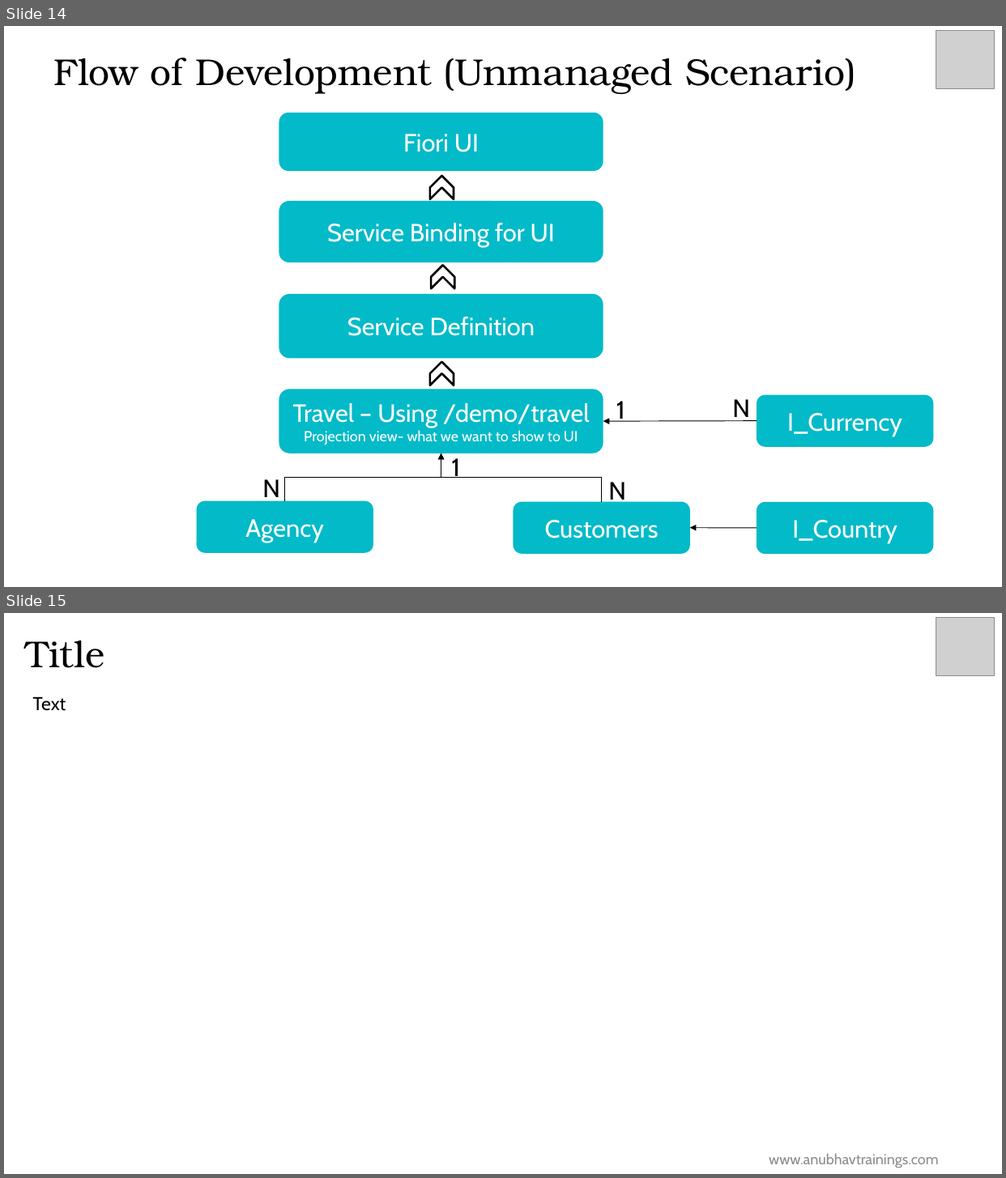
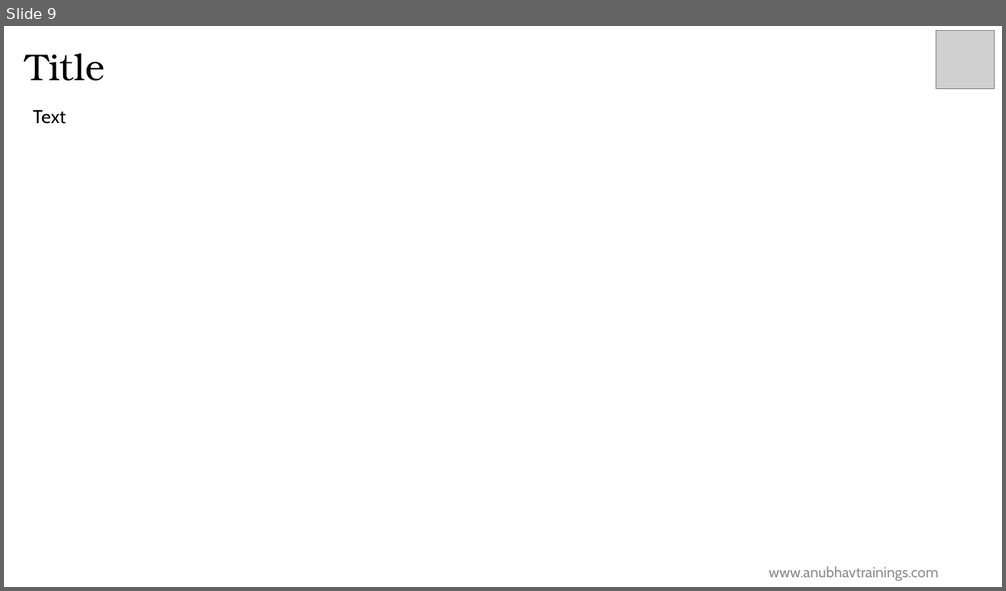
Before and after one commit to soyuztechnologies/HPC_AOH_SAC, a slide deck: Day 6/Day 6.pptx. Shown one above the other, each under a label of ours: slides 14 and 15 before the commit, slide 9 after it. The pictures are 1006x1178 and 1006x591 pixels, drawn with LibreOffice and Linux fonts; fonts in the diff are those of the drawing; grey boxes stand for pictures; background and template pictures are left out. Boxes give left, top, right and bottom in pixels: in the first picture for what was removed or moved away, otherwise in the second. Text is boxed around its words. In the diff, an @@ line names an element or a change of style, - is before the commit and + after.

```diff
--- a/Day 6/Day 6.pptx
+++ b/Day 6/Day 6.pptx
@@ slide 14 removed at bbox=[4, 26, 1002, 587], background #FFFFFF @@
@@ picture removed at bbox=[936, 31, 995, 88] @@
@@ title removed at bbox=[54, 58, 856, 94] @@
-Flow of Development (Unmanaged Scenario)
@@ rounded rectangle removed at bbox=[279, 113, 603, 171] @@
-Fiori UI
@@ chevron removed at bbox=[430, 176, 454, 199] @@
@@ rounded rectangle removed at bbox=[279, 201, 603, 263] @@
-Service Binding for UI
@@ chevron removed at bbox=[431, 266, 454, 288] @@
@@ rounded rectangle removed at bbox=[279, 294, 603, 358] @@
-Service Definition
@@ chevron removed at bbox=[430, 362, 454, 386] @@
@@ rounded rectangle removed at bbox=[279, 389, 603, 454] @@
-Travel – Using /demo/travel
-Projection view- what we want to show to UI
@@ text removed at bbox=[616, 401, 625, 422] @@
-1
@@ text removed at bbox=[732, 399, 750, 421] @@
-N
@@ rounded rectangle removed at bbox=[756, 395, 933, 446] @@
-I_Currency
@@ arrow removed from (756, 421) to (603, 421) @@
@@ elbow arrow removed from (285, 501) to (441, 454) @@
@@ elbow arrow removed from (602, 502) to (441, 454) @@
@@ text removed at bbox=[451, 459, 460, 478] @@
-1
@@ text removed at bbox=[262, 480, 280, 503] @@
-N
@@ text removed at bbox=[608, 482, 626, 506] @@
-N
@@ rounded rectangle removed at bbox=[197, 501, 373, 553] @@
-Agency
@@ rounded rectangle removed at bbox=[513, 502, 690, 554] @@
-Customers
@@ rounded rectangle removed at bbox=[756, 502, 933, 554] @@
-I_Country
@@ arrow removed from (756, 528) to (690, 528) @@
@@ text removed at bbox=[816, 556, 999, 585] @@
-Trainer: Anubhav Oberoy
@@ what was slide 15 is now slide 9 @@
```
Also in this commit, not shown: 1 slide changed, 7 slides added, 12 other slides removed, 12 other files.
